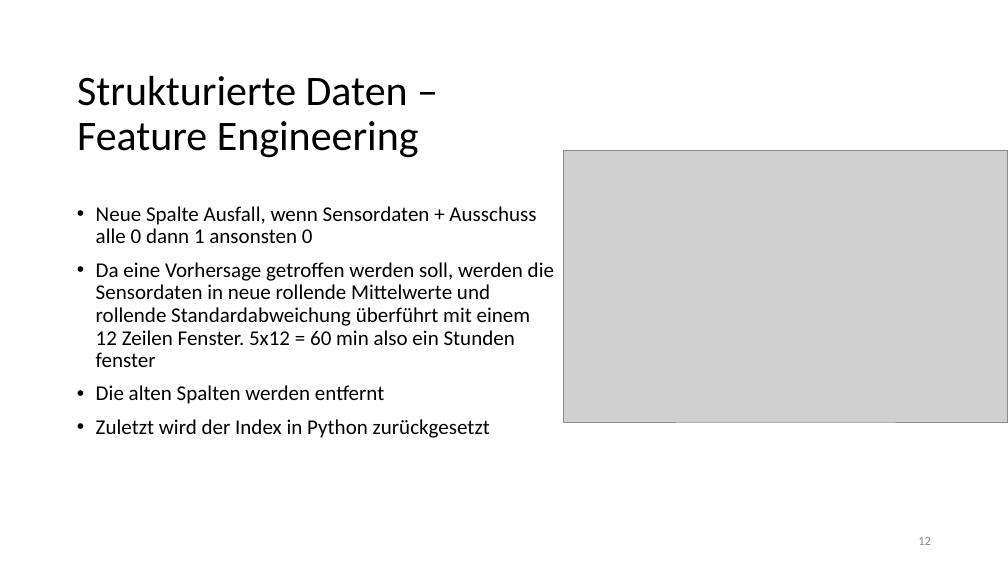
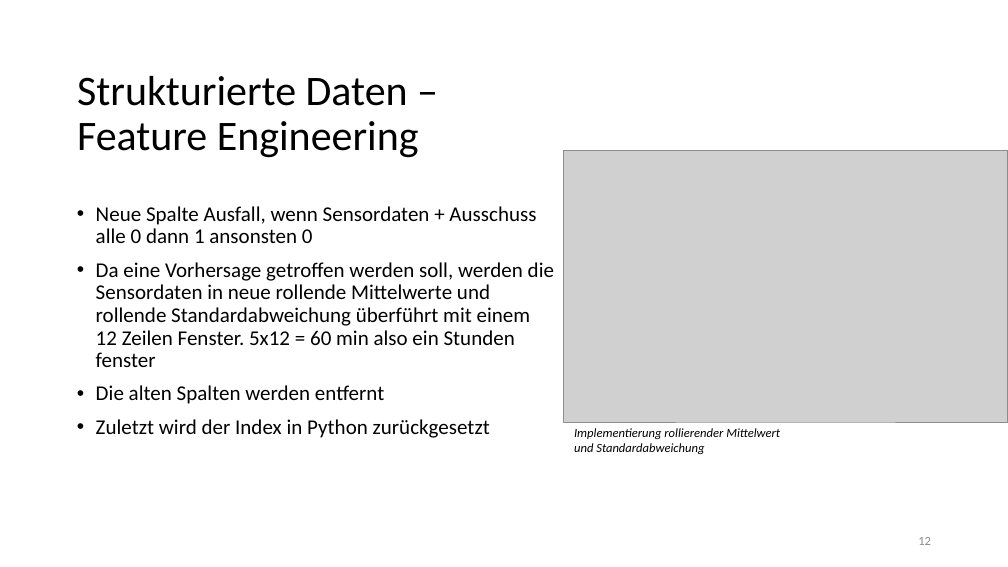
Before and after one commit to Flitschi7/big-data-management, a slide deck: slide 12 of Organisational/Dokumentation HHZ Rocket Project.pptx. Drawn at 1008x567 pixels with LibreOffice and Linux fonts; fonts in the diff are those of the drawing; grey boxes stand for pictures. Boxes give left, top, right and bottom in pixels: in the first picture for what was removed or moved away, otherwise in the second. Text is boxed around its words. In the diff, an @@ line names an element or a change of style, - is before the commit and + after.

```diff
--- a/Organisational/Dokumentation HHZ Rocket Project.pptx
+++ b/Organisational/Dokumentation HHZ Rocket Project.pptx
@@ text added at [574, 428, 780, 454], 12 pt, text #000000, italic @@
+Implementierung rollierender Mittelwert und Standardabweichung
```
Also in this commit, not shown: 14 other slides changed.
